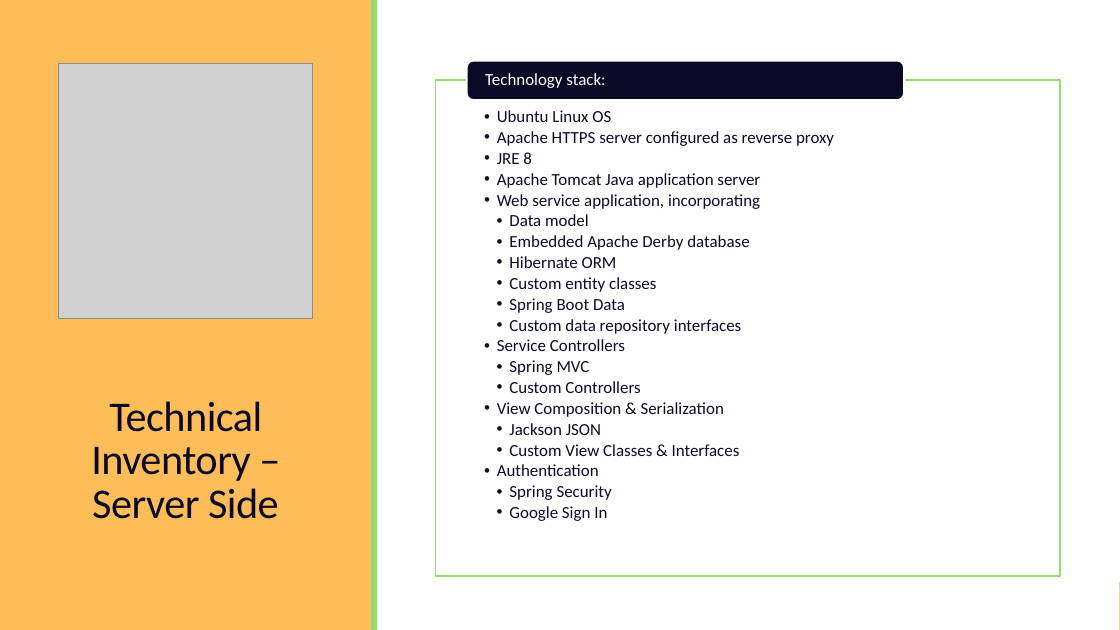
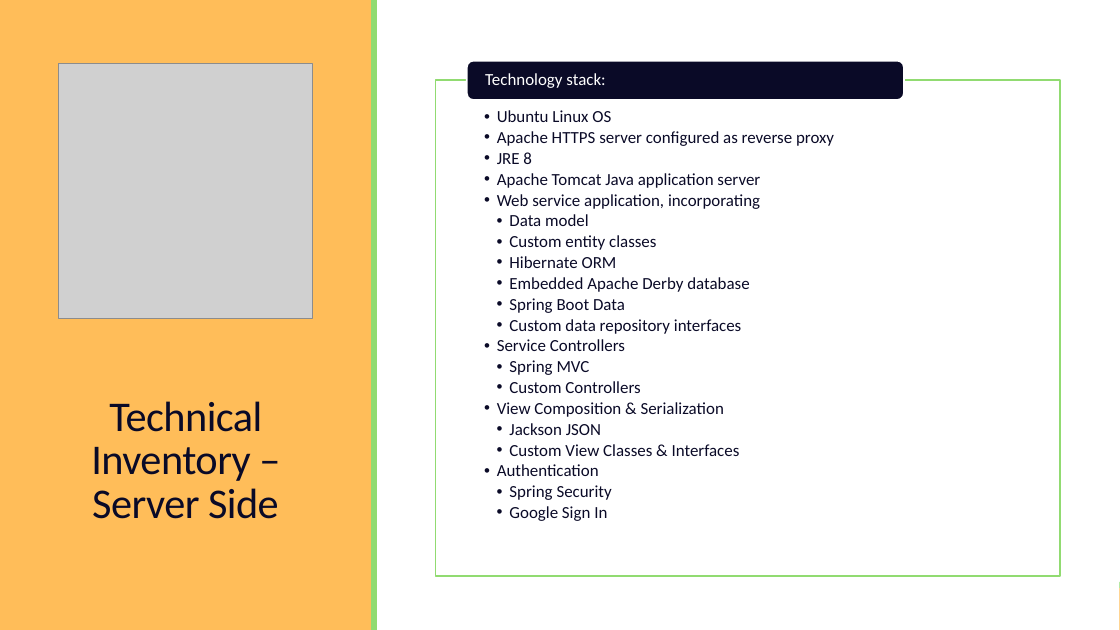
Before and after one commit to tunefull/tunefull.github.io, a slide deck: slide 4 of docs/presentation/tunefull-presentation-power-point.pptx. Drawn at 1120x630 pixels with LibreOffice and Linux fonts; fonts in the diff are those of the drawing; grey boxes stand for pictures. Boxes give left, top, right and bottom in pixels: in the first picture for what was removed or moved away, otherwise in the second. Text is boxed around its words. In the diff, an @@ line names an element or a change of style, - is before the commit and + after.

```diff
--- a/docs/presentation/tunefull-presentation-power-point.pptx
+++ b/docs/presentation/tunefull-presentation-power-point.pptx
@@ text at [509,235,656,268]: paragraphs added @@
+    • Custom entity classes
+    • Hibernate ORM
@@ text at [509,256,656,292]: paragraphs removed @@
-    • Hibernate ORM
-    • Custom entity classes
```
Also in this commit, not shown: 4 other slides changed.
